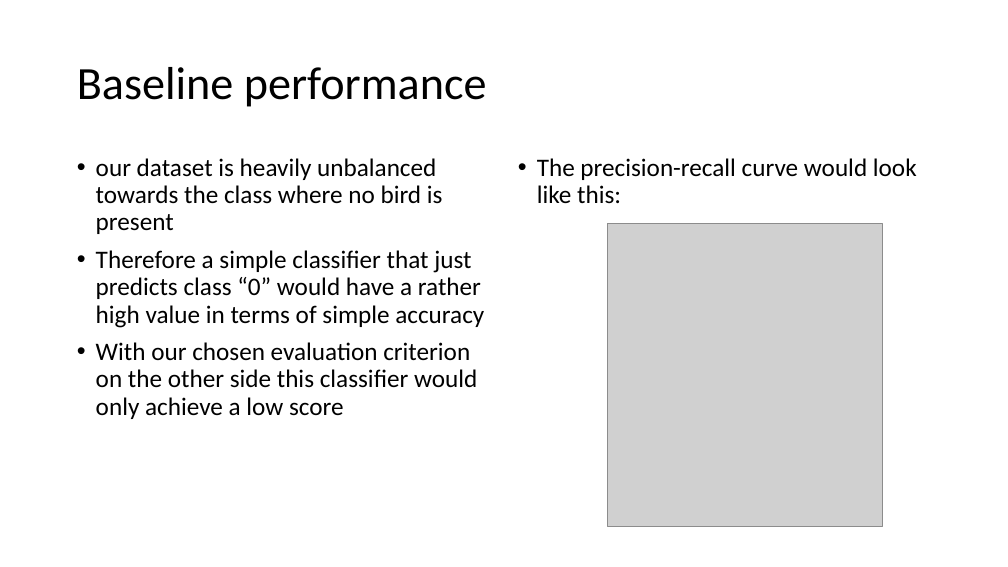
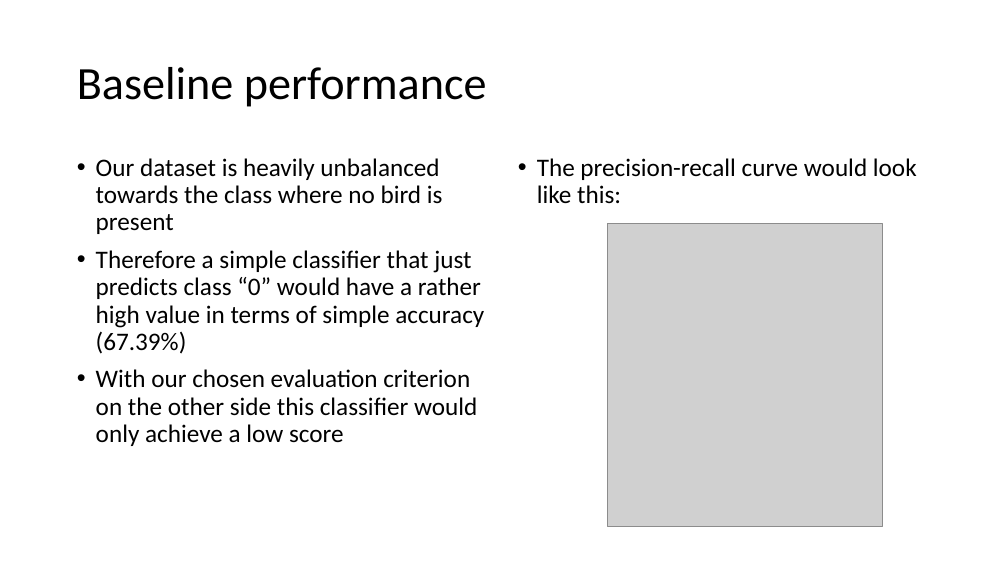
Before and after one commit to sandroassek/SS23_UE_MLPC, a slide deck: slide 7 of Task_3_1.pptx. Drawn at 1008x567 pixels with LibreOffice and Linux fonts; fonts in the diff are those of the drawing; grey boxes stand for pictures. Boxes give left, top, right and bottom in pixels: in the first picture for what was removed or moved away, otherwise in the second. Text is boxed around its words. In the diff, an @@ line names an element or a change of style, - is before the commit and + after.

```diff
--- a/Task_3_1.pptx
+++ b/Task_3_1.pptx
@@ text at (96, 158, 484, 354): text changed @@
-• our dataset is heavily unbalanced towards the class where no bird is present
-• Therefore a simple classifier that just predicts class “0” would have a rather high value in terms of simple accuracy
+• Our dataset is heavily unbalanced towards the class where no bird is present
+• Therefore a simple classifier that just predicts class “0” would have a rather high value in terms of simple accuracy (67.39%)
```
Also in this commit, not shown: 6 other slides changed.
